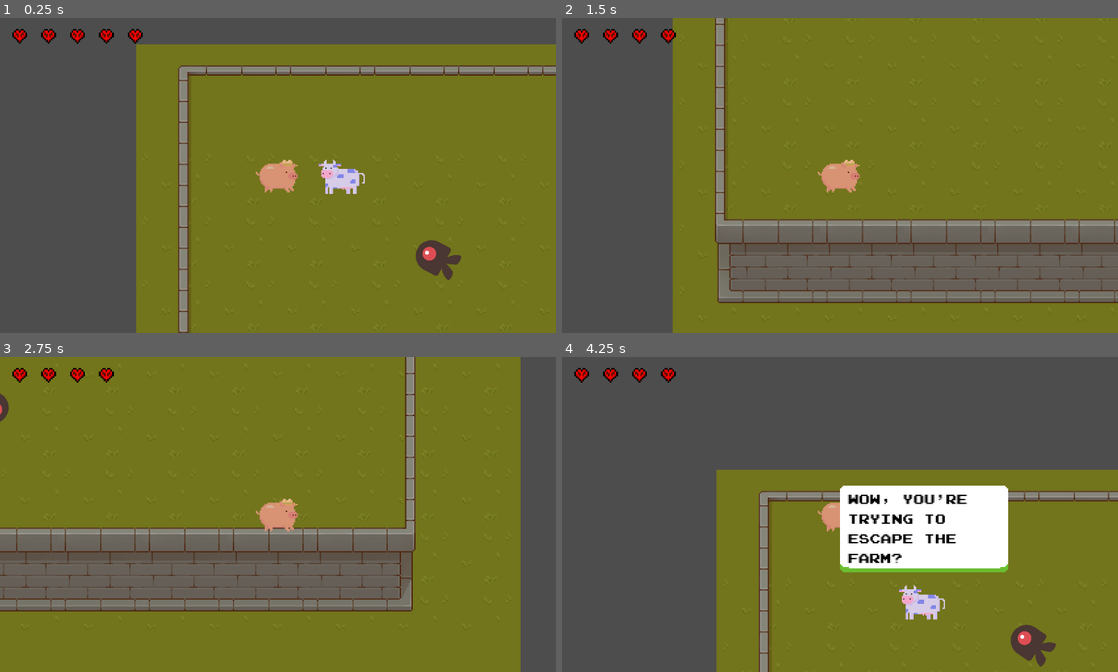
Above: before the commit, frames 1-4 (two rows, left to right).
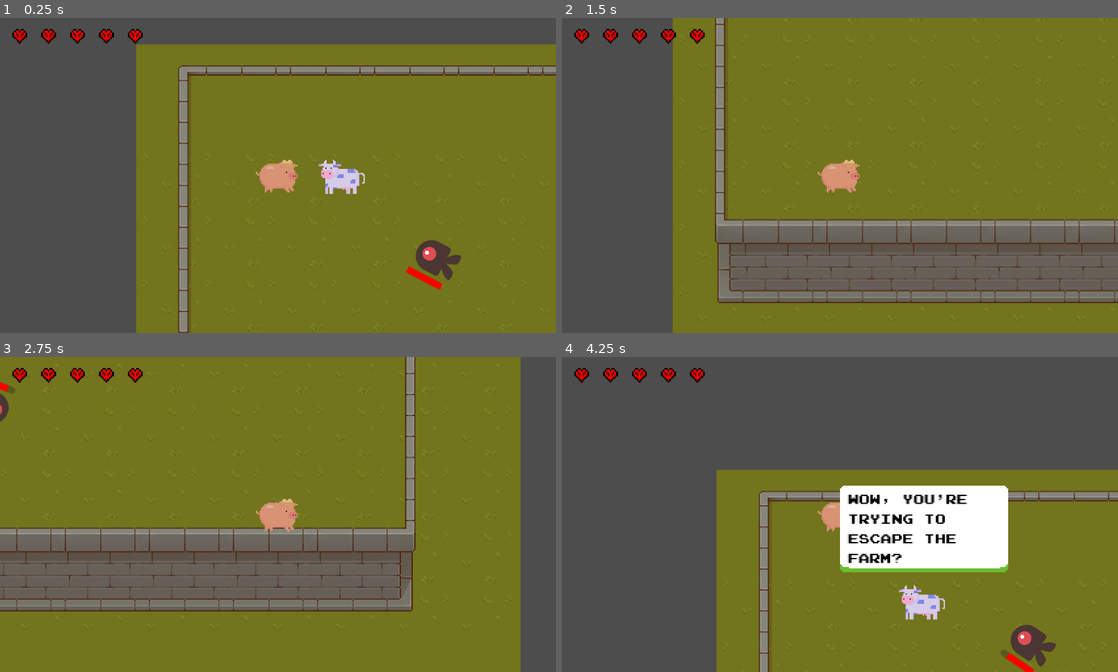
Above: after the commit, the same moments.

Repository: JasonLee4/MaizeRunnerGame
Game: Godot game, scene res://scenes/levels/main_level.tscn
Same seed, same stepped clock (60 frames per second), same inputs: the game is played once before the commit and once after it.
Inputs (mouse positions are in pixels of both pictures, inside the frame that each line leads up to):
- Up to frame 1 (0.25 s): no input
- Up to frame 2 (1.5 s): move the mouse to (962, 159) at 0.52 s; hold D (right) 0.53-1.28 s; hold F (advance_dialogue) 0.53-1.28 s; move the mouse to (728, 191) at 1.27 s; hold S (down) from 1.28 s (still down); tap Space (space) at 1.35 s
- Up to frame 3 (2.75 s): tap Enter at 2 s; move the mouse to (333, 445) at 2.02 s; release S (down) at 2.03 s; hold D (right) from 2.03 s (still down); hold F (advance_dialogue) from 2.03 s (still down)
- Up to frame 4 (4.25 s): move the mouse to (812, 577) at 2.77 s; release D (right) at 2.78 s; release F (advance_dialogue) at 2.78 s; hold W (up) 2.78-3.53 s; tap Space (space) at 2.85, 3.5 s; move the mouse to (1006, 561) at 3.52 s; hold A (left) from 3.53 s (still down); hold F (advance_dialogue) from 3.53 s (still down)

The runs differ from the first frame. In frame 1, 0.2% of the frame differs, in the area x 73-80%, y 78-87%; in frame 2, less than 0.1%; in frame 3, 0.1%; in frame 4, 0.2%, in the area x 23-85%, y 3-100%.

Commit message:
update projectile and enemy logic

Diff:
--- a/scenes/characters/Pig.gd
+++ b/scenes/characters/Pig.gd
@@ -1,5 +1,6 @@
 extends CharacterBody2D
 
+var pigbullet_scene = preload("res://scenes/projectiles/pigbullet.tscn")
 #Dash variable
 var dashDirection = Vector2(1,0)
 
@@ -20,6 +21,7 @@
 	attack()
 	get_input()
 	move_and_slide()
+	shoot()
 
 	if Globals.health <= 0:
 		pig_alive = false
@@ -44,7 +46,7 @@
 
 func enemy_attack():
 	if enemy_inattack_range and enemy_attack_cooldown == true:
-		Globals.health = Globals.health - 1
+		#Globals.health = Globals.health - 1
 		enemy_attack_cooldown = false
 		$enemy_attack_cooldown.start()
 		print("player took damage")
@@ -61,3 +63,14 @@
 	if Input.is_action_just_pressed("space"):
 		$basic_attack_cooldown.start()
 		pig_current_attack = true
+
+func shoot():
+	if Input.is_action_just_pressed("shoot"):
+		var pb = pigbullet_scene.instantiate()
+		get_parent().get_node("spawnedobjects").add_child(pb)
+		print("Pig shoot")
+		pb.global_position = $Marker2D.global_position
+		var dir = (get_global_mouse_position() - pb.global_position).normalized()
+		print("shooting pig's bullet")
+		pb.global_rotation = dir.angle() + PI / 2.0
+		pb.direction = dir
--- a/scenes/characters/pig.tscn
+++ b/scenes/characters/pig.tscn
@@ -34,7 +34,13 @@
 
 [node name="basic_attack_cooldown" type="Timer" parent="."]
 
+[node name="ranged_attack_cooldown" type="Timer" parent="."]
+
+[node name="Marker2D" type="Marker2D" parent="."]
+position = Vector2(16, 1)
+
 [connection signal="body_entered" from="pig_hitbox" to="." method="_on_pig_hitbox_body_entered"]
 [connection signal="body_exited" from="pig_hitbox" to="." method="_on_pig_hitbox_body_exited"]
 [connection signal="timeout" from="enemy_attack_cooldown" to="." method="_on_enemy_attack_cooldown_timeout"]
 [connection signal="timeout" from="basic_attack_cooldown" to="." method="_on_basic_attack_cooldown_timeout"]
+[connection signal="timeout" from="ranged_attack_cooldown" to="." method="_on_ranged_attack_cooldown_timeout"]
--- a/scenes/enemies/cornpirate.gd
+++ b/scenes/enemies/cornpirate.gd
@@ -1,5 +1,5 @@
 extends CharacterBody2D
-
+@onready var pigbullet_node = get_parent().get
 var cornbullet_scene = preload("res://scenes/projectiles/cornbullet.tscn")
 var enemy_attack_cooldown = true
 
@@ -7,6 +7,7 @@
 var can_take_damage = true
 var MAX_HEALTH = 100
 var health = MAX_HEALTH
+var damaged = false
 
 @onready var pig = get_parent().get_node("Pig")
 var pig_position
@@ -20,11 +21,14 @@
 	$Healthbar.max_value = MAX_HEALTH
 	set_health()
 
+func enemy():
+	pass
+
 func set_health():
 	$Healthbar.value = health
 
 func deal_with_damage():
-	if player_inrange and player.pig_current_attack == true and can_take_damage == true:
+	if damaged and can_take_damage == true:
 		health = health - 20
 		set_health()
 		can_take_damage = false
@@ -33,6 +37,7 @@
 		print("cornpirate health = ", health)
 		if health <= 0:
 			self.queue_free()
+	damaged = false
 
 
 func _on_range_body_entered(body):
@@ -40,8 +45,8 @@
 		player_inrange = true
 		player = body
 		print("enter range")
+
 		$ShootTimer.start()
-
 
 
 func _on_range_body_exited(body):
@@ -64,7 +69,14 @@
 
 	$ShootTimer.start()
 
+func _on_dmg_cooldown_timeout():
+	can_take_damage = true
 
 
-func _on_dmg_cooldown_timeout():
-	can_take_damage = true
+
+
+func _on_hitbox_area_entered(area):
+	if area.has_method("pigbullet"):
+		damaged = true
+
+		area.queue_free()
--- a/scenes/enemies/cornpirate.tscn
+++ b/scenes/enemies/cornpirate.tscn
@@ -10,6 +10,10 @@
 
 [sub_resource type="CircleShape2D" id="CircleShape2D_4rq2u"]
 radius = 89.0056
+
+[sub_resource type="CapsuleShape2D" id="CapsuleShape2D_njfvj"]
+radius = 7.0
+height = 34.0
 
 [node name="cornpirate" type="CharacterBody2D"]
 script = ExtResource("1_iwva1")
@@ -45,8 +49,16 @@
 
 [node name="dmg_cooldown" type="Timer" parent="."]
 
+[node name="hitbox" type="Area2D" parent="."]
+
+[node name="hitboxshape" type="CollisionShape2D" parent="hitbox"]
+position = Vector2(0, -2)
+shape = SubResource("CapsuleShape2D_njfvj")
+
 [connection signal="screen_exited" from="VisibleOnScreenNotifier2D" to="." method="_on_visible_on_screen_notifier_2d_screen_exited"]
+[connection signal="area_entered" from="range" to="." method="_on_range_area_entered"]
 [connection signal="body_entered" from="range" to="." method="_on_range_body_entered"]
 [connection signal="body_exited" from="range" to="." method="_on_range_body_exited"]
 [connection signal="timeout" from="ShootTimer" to="." method="_on_shoot_timer_timeout"]
 [connection signal="timeout" from="dmg_cooldown" to="." method="_on_dmg_cooldown_timeout"]
+[connection signal="area_entered" from="hitbox" to="." method="_on_hitbox_area_entered"]
--- a/scenes/enemies/enemy.gd
+++ b/scenes/enemies/enemy.gd
@@ -7,10 +7,11 @@
 var target_position
 @onready var pig = get_parent().get_node("Pig")
 
-var health = 100
+var MAX_HEALTH = 100
+var health = MAX_HEALTH
 var player_inattack_zone = false
 var player
-
+var damaged = false
 var can_take_damage = true
 
 func _physics_process(delta):
@@ -29,6 +30,11 @@
 func _ready():
 	var mob_types = $AnimatedSprite2D.sprite_frames.get_animation_names()
 	$AnimatedSprite2D.play(mob_types[randi() % mob_types.size()])
+	$Healthbar.max_value = MAX_HEALTH
+	set_health()
+
+func set_health():
+	$Healthbar.value = health
 
 func _on_visible_on_screen_notifier_2d_screen_exited():
 	queue_free()
@@ -55,6 +61,7 @@
 func deal_with_damage():
 	if player_inattack_zone and player.pig_current_attack == true and can_take_damage == true:
 		health = health - 20
+		set_health()
 		can_take_damage = false
 		$pig_damage_cooldown.start()
 		print("Slime health = ", health)
--- a/scenes/enemies/enemy.tscn
+++ b/scenes/enemies/enemy.tscn
@@ -7,6 +7,7 @@
 [ext_resource type="Texture2D" uid="uid://cf6jsrwuehpnh" path="res://assets/enemySwimming_2.png" id="5_86ush"]
 [ext_resource type="Texture2D" uid="uid://dal1l060e2lks" path="res://assets/enemyWalking_1.png" id="6_jb3bn"]
 [ext_resource type="Texture2D" uid="uid://b3vtti24til65" path="res://assets/enemyWalking_2.png" id="7_o4sbv"]
+[ext_resource type="Script" path="res://scenes/enemies/Healthbar.gd" id="8_quany"]
 
 [sub_resource type="SpriteFrames" id="SpriteFrames_kwn2n"]
 animations = [{
@@ -71,6 +72,16 @@
 
 [node name="pig_damage_cooldown" type="Timer" parent="."]
 
+[node name="Healthbar" type="ProgressBar" parent="."]
+offset_left = -13.0
+offset_top = -20.0
+offset_right = 16.0
+offset_bottom = -15.0
+step = 1.0
+show_percentage = false
+script = ExtResource("8_quany")
+
+[connection signal="area_entered" from="enemy_hitbox" to="." method="_on_enemy_hitbox_area_entered"]
 [connection signal="body_entered" from="enemy_hitbox" to="." method="_on_enemy_hitbox_body_entered"]
 [connection signal="body_exited" from="enemy_hitbox" to="." method="_on_enemy_hitbox_body_exited"]
 [connection signal="timeout" from="pig_damage_cooldown" to="." method="_on_pig_damage_cooldown_timeout"]
--- a/scenes/projectiles/cornbullet.tscn
+++ b/scenes/projectiles/cornbullet.tscn
@@ -16,7 +16,6 @@
 
 [node name="CollisionShape2D" type="CollisionShape2D" parent="."]
 position = Vector2(2.84217e-14, 0)
-scale = Vector2(1, 1)
 shape = SubResource("CircleShape2D_numt3")
 
 [node name="VisibleOnScreenNotifier2D" type="VisibleOnScreenNotifier2D" parent="."]
--- /dev/null
+++ b/scenes/projectiles/pigbullet.gd
@@ -0,0 +1,28 @@
+extends Area2D
+
+
+
+@export var speed = 100
+var direction = Vector2.LEFT
+signal pigbullethit
+
+#func _ready():
+	#$SelfdestructTimer.start()
+
+
+#
+func _process(delta):
+		translate(direction*speed*delta)
+
+func pigbullet():
+	pass
+
+func _on_visible_on_screen_notifier_2d_screen_exited():
+	queue_free()
+
+
+#func _on_body_entered(body):
+	#if body.name != "player":
+		#if body.has_method("enemy"):
+			#body.damaged = true
+		#queue_free()
--- /dev/null
+++ b/scenes/projectiles/pigbullet.tscn
@@ -0,0 +1,23 @@
+[gd_scene load_steps=4 format=3 uid="uid://cpto2l2cldhfa"]
+
+[ext_resource type="Script" path="res://scenes/projectiles/pigbullet.gd" id="1_0067b"]
+[ext_resource type="Texture2D" uid="uid://brsp0i4ocxk73" path="res://assets/spritesheets/pigwithhat.png" id="2_33iyh"]
+
+[sub_resource type="CircleShape2D" id="CircleShape2D_yt7yq"]
+radius = 7.0
+
+[node name="Pigbullet" type="Area2D"]
+collision_layer = 8
+collision_mask = 6
+script = ExtResource("1_0067b")
+
+[node name="Sprite2D" type="Sprite2D" parent="."]
+scale = Vector2(0.5, 0.5)
+texture = ExtResource("2_33iyh")
+
+[node name="CollisionShape2D" type="CollisionShape2D" parent="."]
+shape = SubResource("CircleShape2D_yt7yq")
+
+[node name="VisibleOnScreenNotifier2D" type="VisibleOnScreenNotifier2D" parent="."]
+
+[connection signal="screen_exited" from="VisibleOnScreenNotifier2D" to="." method="_on_visible_on_screen_notifier_2d_screen_exited"]
Not shown: 1 places in scenes/enemies/cornpirate.tscn that only renumber resources
Not shown: 1 places in scenes/enemies/enemy.tscn that only renumber resources
Not shown: 1 places in scenes/projectiles/cornbullet.tscn that only renumber resources
